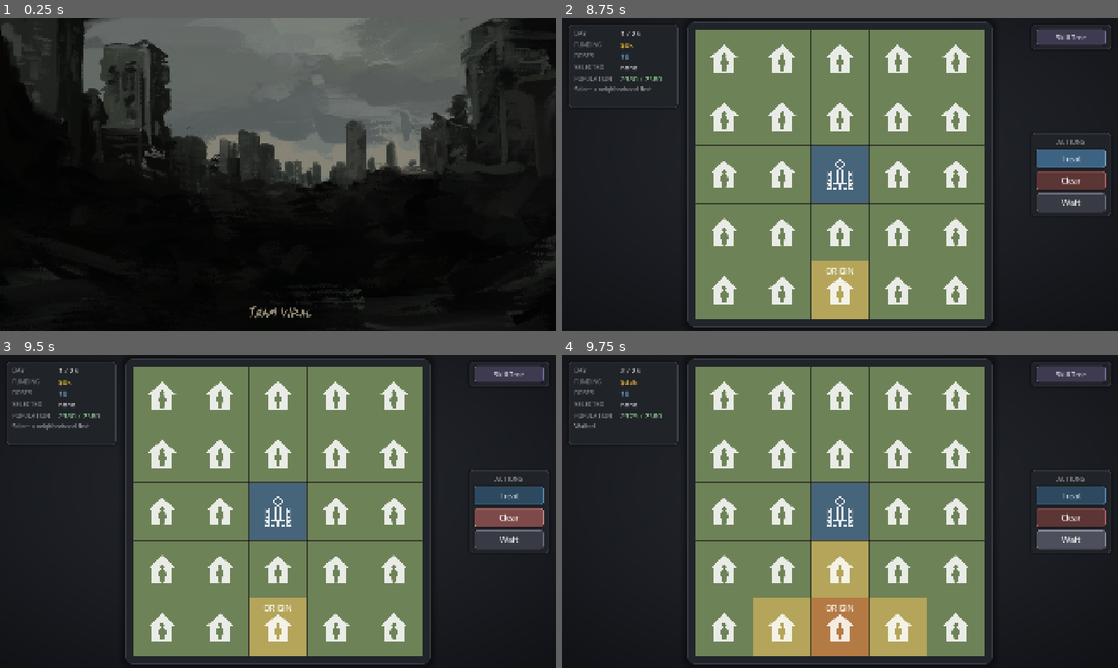
Above: before the commit, frames 1-4 (two rows, left to right).
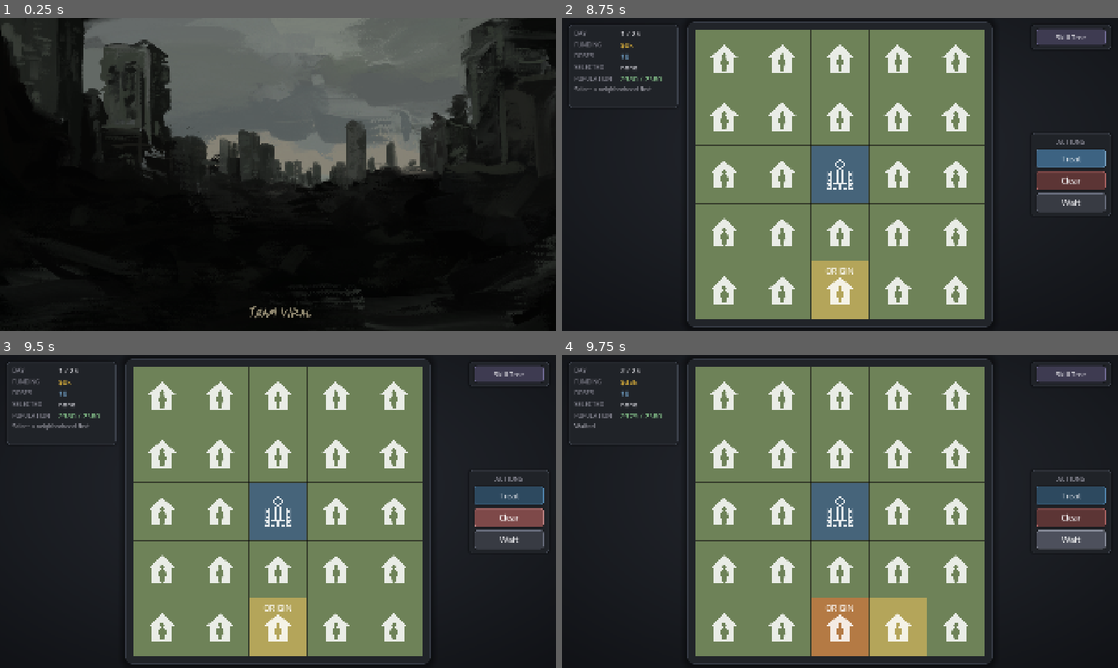
Above: after the commit, the same moments.

Repository: yuleedev/sgai-26
Game: Godot game, scene res://scenes/end_screen.tscn
The game is run twice, just before and just after one commit, with the same random seed, the same clock (stepped at 60 frames per second) and the same inputs. This scene is started directly instead of the project's main scene. Sound files missing from this copy of the repository are replaced by a short silence.
Inputs (mouse positions are in pixels of both pictures, inside the frame that each line leads up to):
- Up to frame 1 (0.25 s): no input
- Up to frame 2 (8.75 s): tap Enter (ui_accept) at 0.5, 0.77, 1.52, 3.02, 3.77 s; move the mouse to (962, 158) at 0.52 s; click (962, 158) at 0.67 s; move the mouse to (728, 190) at 1.27 s; click (728, 190) at 1.42 s; move the mouse to (895, 105) at 2.02 s; click (895, 105) at 2.17 s; move the mouse to (812, 237) at 2.77 s; click (812, 237) at 2.92 s; move the mouse to (1006, 221) at 3.52 s; click (1006, 221) at 3.67 s; click "Treat" at 4.25 s; click "Clear" at 5 s; click "Wait" at 5.75 s; click "Skill Tree" at 6.5 s; click "Skip" at 7.25 s; click "Treat" at 8 s
- Up to frame 3 (9.5 s): click "Clear" at 8.75 s
- Up to frame 4 (9.75 s): click "Wait" at 9.5 s

Frames 1-3 are identical in both runs. In frame 4, 3.4% of the frame differs, in the area x 34-56%, y 59-97%.

Commit message:
Initial sfx/music (not finished)

Diff:
--- a/project.godot
+++ b/project.godot
@@ -22,6 +22,8 @@
 [autoload]
 
 GameResults="*uid://pvqgc24ac4il"
+Music="*res://scripts/core/music_player.gd"
+ClickSound="*res://scripts/core/click_sound.gd"
 
 [display]
 
--- a/scenes/comic_scene.tscn
+++ b/scenes/comic_scene.tscn
@@ -1,16 +1,16 @@
-[gd_scene load_steps=3 format=3 uid="uid://b55yw5tda4gk8"]
+[gd_scene format=3 uid="uid://b55yw5tda4gk8"]
 
 [ext_resource type="Texture2D" uid="uid://b4alikyinpod0" path="res://assets/comic_1.png" id="1_4h1eo"]
 [ext_resource type="Script" uid="uid://dtw1wsktad814" path="res://scripts/ui/comic_scene.gd" id="1_4oiw7"]
 
-[node name="ComicScene" type="Node2D"]
+[node name="ComicScene" type="Node2D" unique_id=1537702819]
 script = ExtResource("1_4oiw7")
 
-[node name="Comic" type="Sprite2D" parent="."]
+[node name="Comic" type="Sprite2D" parent="." unique_id=510702960]
 position = Vector2(960, 540)
 texture = ExtResource("1_4h1eo")
 
-[node name="StartGame" type="Button" parent="."]
+[node name="StartGame" type="Button" parent="." unique_id=1765412505]
 offset_left = 1620.0
 offset_top = 652.0
 offset_right = 1890.0
--- a/scenes/map_scene.tscn
+++ b/scenes/map_scene.tscn
@@ -1,7 +1,9 @@
-[gd_scene load_steps=5 format=3 uid="uid://b261y00xldabt"]
+[gd_scene format=3 uid="uid://b261y00xldabt"]
 
 [ext_resource type="Script" uid="uid://bocjfnp03aftb" path="res://scripts/core/game_manager.gd" id="1_0wcw4"]
 [ext_resource type="Texture2D" uid="uid://b32pgnf8lb6yk" path="res://assets/tiles.png" id="2_ne7uw"]
+[ext_resource type="AudioStream" uid="uid://cumj6w0ngtfgx" path="res://assets/audio/5. Siren Glitch.wav" id="3_5m4q6"]
+[ext_resource type="AudioStream" uid="uid://r4hi7ikspsqr" path="res://assets/audio/tithuh-powerup-success-523645.mp3" id="4_clear_sfx"]
 
 [sub_resource type="TileSetAtlasSource" id="TileSetAtlasSource_5m4q6"]
 texture = ExtResource("2_ne7uw")
@@ -16,10 +18,18 @@
 tile_size = Vector2i(200, 200)
 sources/0 = SubResource("TileSetAtlasSource_5m4q6")
 
-[node name="MapScene" type="Node2D"]
+[node name="MapScene" type="Node2D" unique_id=952920984]
 script = ExtResource("1_0wcw4")
 
-[node name="Grid" type="TileMapLayer" parent="."]
+[node name="Grid" type="TileMapLayer" parent="." unique_id=1978752745]
 tile_set = SubResource("TileSet_vlip3")
 
-[node name="UI" type="CanvasLayer" parent="."]
+[node name="UI" type="CanvasLayer" parent="." unique_id=1969089315]
+
+[node name="MapMusic" type="AudioStreamPlayer" parent="." unique_id=673821072]
+stream = ExtResource("3_5m4q6")
+volume_db = -20.0
+
+[node name="TreatSound" type="AudioStreamPlayer" parent="." unique_id=487980846]
+stream = ExtResource("4_clear_sfx")
+volume_db = -12.0
--- /dev/null
+++ b/scripts/core/click_sound.gd
@@ -0,0 +1,51 @@
+extends AudioStreamPlayer
+
+const CLICK: AudioStream = preload("res://assets/audio/soundreality-mouse-click-sound-233951.mp3")
+const HOVER: AudioStream = preload("res://assets/audio/denielcz-immersivecontrol-button-click-sound-463065.mp3")
+const CLICK_VOLUME_DB := -26.0
+const HOVER_VOLUME_DB := -22.0
+
+var hover_player: AudioStreamPlayer
+
+func _ready() -> void:
+	stream = CLICK
+	volume_db = CLICK_VOLUME_DB
+	process_mode = Node.PROCESS_MODE_ALWAYS
+
+	hover_player = AudioStreamPlayer.new()
+	hover_player.stream = HOVER
+	hover_player.volume_db = HOVER_VOLUME_DB
+	hover_player.process_mode = Node.PROCESS_MODE_ALWAYS
+	add_child(hover_player)
+
+	get_tree().node_added.connect(_hook_button)
+	_hook_existing(get_tree().root)
+
+func _hook_existing(node: Node) -> void:
+	_hook_button(node)
+	for child in node.get_children():
+		_hook_existing(child)
+
+func _hook_button(node: Node) -> void:
+	if not node is BaseButton:
+		return
+	if not node.button_down.is_connected(_on_button_down):
+		node.button_down.connect(_on_button_down)
+	if not node.mouse_entered.is_connected(_on_button_hover.bind(node)):
+		node.mouse_entered.connect(_on_button_hover.bind(node))
+
+func exclude(button: BaseButton) -> void:
+	if button.button_down.is_connected(_on_button_down):
+		button.button_down.disconnect(_on_button_down)
+
+func exclude_hover(button: BaseButton) -> void:
+	if button.mouse_entered.is_connected(_on_button_hover.bind(button)):
+		button.mouse_entered.disconnect(_on_button_hover.bind(button))
+
+func _on_button_down() -> void:
+	play()
+
+func _on_button_hover(button: BaseButton) -> void:
+	if button.disabled:
+		return
+	hover_player.play()
--- a/scripts/core/game_manager.gd
+++ b/scripts/core/game_manager.gd
@@ -13,7 +13,7 @@
 const WIN_SURVIVAL_THRESHOLD := 0.5
 const INFECT_CONVERT_RATE := 0.30
 const INFECT_DEATH_RATE := 0.05
-const SPREAD_CHANCE_PER_INFECTED := 0.02
+const SPREAD_CHANCE_PER_INFECTED := 0.015
 const SPREAD_CHANCE_CAP := 0.60
 const SPREAD_INFECT_AMOUNT := 4
 const INCOME_PER_DAY := 10
@@ -85,6 +85,9 @@
 @export_file("*.tscn")
 var end_screen_path := "res://scenes/end_screen.tscn"
 
+@onready var map_music: AudioStreamPlayer = $MapMusic
+@onready var treat_sound: AudioStreamPlayer = $TreatSound
+
 func _ready() -> void:
 	game_id = str(Time.get_unix_time_from_system()) + "_" + str(randi())
 	ensure_log_headers()
@@ -104,6 +107,9 @@
 	refresh_status()
 	maybe_start_tutorial.call_deferred()
 	fade_in()
+	Music.stop()
+	map_music.finished.connect(map_music.play)
+	map_music.play()
 
 func fade_in() -> void:
 	# black overlay on top that fades out so the map eases in instead of popping
@@ -497,6 +503,7 @@
 	last_action_type = "TREAT"
 	last_action_cell = selected_cell
 	play_action_scan(selected_cell, "res://assets/icons/upgrade_treatment.svg", Color(0.32, 0.52, 0.68))
+	treat_sound.play()
 	set_last_action("Treated (%d, %d): -%d infected, +%d cured" % [selected_cell.x, selected_cell.y, cured, cured])
 	advance_day()
 
--- /dev/null
+++ b/scripts/core/music_player.gd
@@ -0,0 +1,15 @@
+extends AudioStreamPlayer
+
+func play_track(track: AudioStream, track_volume_db: float = 0.0) -> void:
+	if stream == track and playing:
+		return
+	stream = track
+	volume_db = track_volume_db
+	play()
+
+func fade_out(duration: float = 0.6) -> void:
+	if not playing:
+		return
+	var tween := create_tween()
+	tween.tween_property(self, "volume_db", -40.0, duration)
+	tween.tween_callback(stop)
--- a/scripts/ui/end_screen.gd
+++ b/scripts/ui/end_screen.gd
@@ -137,6 +137,7 @@
 	try_again_button.mouse_entered.connect(_on_try_again_button_mouse_entered)
 	try_again_button.mouse_exited.connect(_on_try_again_button_mouse_exited)
 	try_again_button.button_down.connect(_on_try_again_button_down)
+	ClickSound.exclude(try_again_button)
 
 	# call anim
 	play_intro()
--- a/scripts/ui/start_screen.gd
+++ b/scripts/ui/start_screen.gd
@@ -28,6 +28,8 @@
 # sound effects
 @onready var start_game_sound: AudioStreamPlayer = $StartGameSound
 
+const TITLE_MUSIC := preload("res://assets/audio/hauntsync-stealth-breacher-tense-title-screen-218087.mp3")
+
 # button textures
 @export var start_normal_texture: Texture2D
 @export var start_hover_texture: Texture2D
@@ -60,6 +62,8 @@
 var is_transitioning := false
 
 func _ready() -> void:
+	Music.play_track(TITLE_MUSIC, -10.0)
+	start_game_sound.finished.connect(Music.fade_out)
 	# center pivots
 	left_hand.pivot_offset = left_hand.size / 2.0
 	right_hand.pivot_offset = right_hand.size / 2.0
@@ -126,6 +130,7 @@
 	start_button.mouse_entered.connect(_on_start_button_mouse_entered)
 	start_button.mouse_exited.connect(_on_start_button_mouse_exited)
 	start_button.button_down.connect(_on_start_button_down)
+	ClickSound.exclude(start_button)
 
 	# call anim
 	play_intro()
@@ -265,6 +270,7 @@
 
 func start_comic() -> void:
 	# sets scene to comic
+	Music.fade_out()
 	get_tree().change_scene_to_file("res://scenes/comic_scene.tscn")
 
 
Not shown, added: assets/audio/5. Siren Glitch.wav.import
Not shown, added: assets/audio/denielcz-immersivecontrol-button-click-sound-463065.mp3.import
Not shown, added: assets/audio/hauntsync-stealth-breacher-tense-title-screen-218087.mp3.import
Not shown, added: assets/audio/soundreality-mouse-click-sound-233951.mp3.import
Not shown, added: assets/audio/tithuh-powerup-success-523645.mp3.import
Not shown, added: scripts/core/click_sound.gd.uid
Not shown, added: scripts/core/music_player.gd.uid
Not shown, added: assets/audio/5. Siren Glitch.wav
Not shown, added: assets/audio/denielcz-immersivecontrol-button-click-sound-463065.mp3
Not shown, added: assets/audio/hauntsync-stealth-breacher-tense-title-screen-218087.mp3
Not shown, added: assets/audio/soundreality-mouse-click-sound-233951.mp3
Not shown, added: assets/audio/tithuh-powerup-success-523645.mp3
